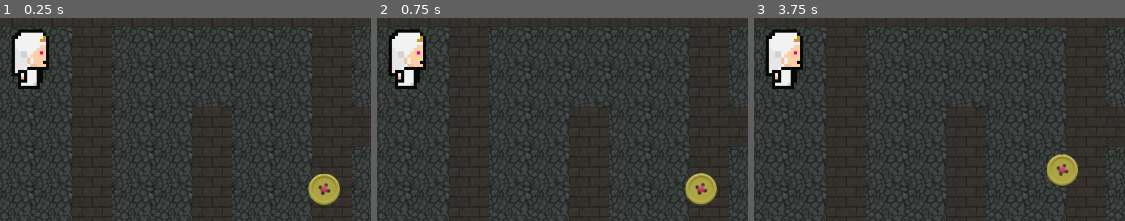
Above: before the commit, frames 1-3 (left to right).
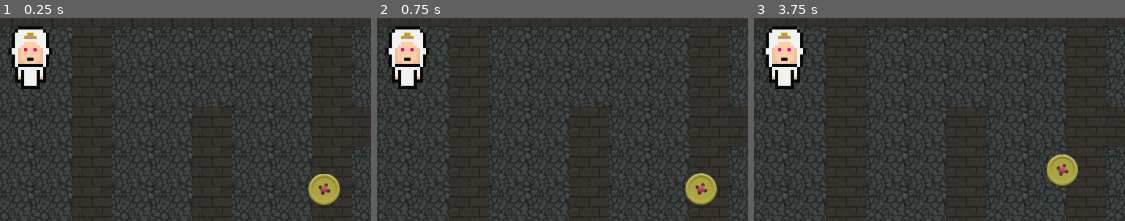
Above: after the commit, the same moments.

Repository: iabadie/The-maze
Game: Godot game, scene res://scenes/Levels/Level1.tscn
Same seed, same stepped clock (60 frames per second), same inputs: the game is played once before the commit and once after it.
Inputs (mouse positions are % of the whole screen's width and height, from its top left):
- Up to frame 1 (0.25 s): no input
- Up to frame 2 (0.75 s): tap Enter at 0.5 s; move the mouse to (86, 77) at 0.52 s; press the mouse at (86, 77) at 0.53 s
- Up to frame 3 (3.75 s): tap Space at 1.25, 2.75 s; move the mouse to (25, 50) at 1.27 s; release the mouse at (25, 50) at 1.28 s; click (25, 50) at 1.35 s; tap Enter at 2, 3.5 s; move the mouse to (57, 20) at 2.02 s; press the mouse at (57, 20) at 2.03 s; move the mouse to (41, 67) at 2.77 s; release the mouse at (41, 67) at 2.78 s; click (41, 67) at 2.85 s; move the mouse to (78, 61) at 3.52 s; press the mouse at (78, 61) at 3.53 s
The pictures show only the part of the screen within x 42-92%, y 35-85%; the shares and areas given below are measured in that part.

The runs differ from the first frame. In frame 1, 1.7% of the frame differs, in the area x 2-15%, y 3-35%; in frame 2, 1.7%; in frame 3, 1.7%.
Error in both runs: Invalid get index 'down' (on base: 'Node (constants.gd)'). (res://scenes/Character/character.gd:4)

Commit message:
Fixed animation direction

Diff:
--- a/scenes/Character/character.gd
+++ b/scenes/Character/character.gd
@@ -2,31 +2,39 @@
 
 var velocity = Vector2(0,0);
 var direction = constants.down;
+var isPlaying = false;
 
 func _ready():
-	print(position)
 	position = $"../Map/Position".global_position;
 	$"../UI/Layer/Analogic".connect("get_motion", self, "move_player");
 	pass
 
 func _physics_process(delta):
-	if direction == constants.up:
-		$AnimationPlayer.play("upAnimation");
-	elif direction == constants.down:
-		$AnimationPlayer.play("downAnimation");
-	elif direction == constants.left:
-		$AnimationPlayer.play("leftAnimation");
-	else:
-		$AnimationPlayer.play("rightAnimation");
+	if velocity == Vector2(0,0):
+		$AnimationPlayer.stop();
+		isPlaying = false;
+	elif !isPlaying:
+		isPlaying = true;
+		if direction == constants.up:
+			$AnimationPlayer.play("upAnimation");
+		elif direction == constants.down:
+			$AnimationPlayer.play("downAnimation");
+		elif direction == constants.left:
+			$AnimationPlayer.play("leftAnimation");
+		else:
+			$AnimationPlayer.play("rightAnimation");
 
-	var collision = move_and_collide(velocity * delta)
-	if collision:
-		velocity = velocity.slide(collision.normal)
-	# move_and_slide(velocity, Vector2(0,0));
-	pass
+	move_and_slide(velocity)
 
 func move_player(vector, new_direction):
-	print(new_direction);
 	velocity = vector;
 	direction = new_direction
 	pass
+
+
+func _on_AnimationPlayer_animation_finished(anim_name):
+	print("ASDASDASDASDASDASD")
+	print(direction)
+	$AnimationPlayer.stop();
+	isPlaying= false;
+	pass
--- a/scenes/Character/character.tscn
+++ b/scenes/Character/character.tscn
@@ -15,7 +15,7 @@
 
 resource_name = "downAnimation"
 length = 0.5
-loop = true
+loop = false
 step = 0.01
 tracks/0/type = "value"
 tracks/0/path = NodePath("characterSprite:frame")
@@ -133,7 +133,7 @@
 flip_h = true
 vframes = 3
 hframes = 4
-frame = 1
+frame = 8
 _sections_unfolded = [ "Animation", "Offset", "Region" ]
 
 [node name="AnimationPlayer" type="AnimationPlayer" parent="." index="1"]
@@ -148,8 +148,11 @@
 anims/rightAnimation = SubResource( 4 )
 anims/upAnimation = SubResource( 5 )
 blend_times = [  ]
+_sections_unfolded = [ "Playback Options" ]
 
 [node name="CollisionShape2D" type="CollisionShape2D" parent="." index="2"]
 
 position = Vector2( -1.15032, 21.3708 )
 shape = SubResource( 6 )
+
+[connection signal="animation_finished" from="AnimationPlayer" to="." method="_on_AnimationPlayer_animation_finished"]
--- a/scenes/Components/Analogic_Button/AnalogicButton.gd
+++ b/scenes/Components/Analogic_Button/AnalogicButton.gd
@@ -1,4 +1,8 @@
 extends Node2D
+
+const pi = 3.1415;
+const pi4 = pi/4;
+const pi_3_4 = (pi * 3) / 4
 
 var touched = false
 var direction = constants.down;
@@ -18,16 +22,15 @@
 			# distancia sea de max_ration_length
 			var new_position = get_local_mouse_position().clamped(max_ration_length)
 			$boton.position = new_position
-
 			var angle = new_position.angle();
-			if angle <= 1.5 || angle >= 0.5:
+			if angle <= pi_3_4 && angle >= pi4:
 				direction = constants.down;
-			elif angle <= -1.5 || angle >= 1.5:
+			elif angle >= -pi_3_4 && angle <= -pi4:
+				direction = constants.up;
+			elif angle >= -pi4 && angle <= pi4:
+				direction = constants.right;
+			else:
 				direction = constants.left;
-			elif angle >= -1.5 || angle <= -0.5:
-				direction = constants.up;
-			elif angle >= -0.5 || angle <= 0.5:
-				direction = constants.right;
 
 			# Emite una señal enviando la nueva posición ( clampeada ) para ser utilizada luego por el personaje
 			# Ademas envía el vector proyectado al eje correspondiente dependiendod el angulo del mismo (arriba, abajo, izquierda, derecha)
--- a/scenes/Levels/Level1.tscn
+++ b/scenes/Levels/Level1.tscn
@@ -4,7 +4,7 @@
 [ext_resource path="res://scenes/Maps/Map.tscn" type="PackedScene" id=2]
 [ext_resource path="res://scenes/UI/UI.tscn" type="PackedScene" id=3]
 
-[node name="Level1" type="Node2D" index="0"]
+[node name="Level1" type="Node2D"]
 
 [node name="Character" parent="." index="0" instance=ExtResource( 1 )]
 
--- a/scenes/UI/UI.tscn
+++ b/scenes/UI/UI.tscn
@@ -4,7 +4,7 @@
 [ext_resource path="res://scenes/TorchUI/TorchUI.tscn" type="PackedScene" id=2]
 [ext_resource path="res://scenes/UI/Camera.gd" type="Script" id=3]
 
-[node name="UI" type="Node2D" index="0"]
+[node name="UI" type="Node2D"]
 
 [node name="Layer" type="CanvasLayer" parent="." index="0"]
 
